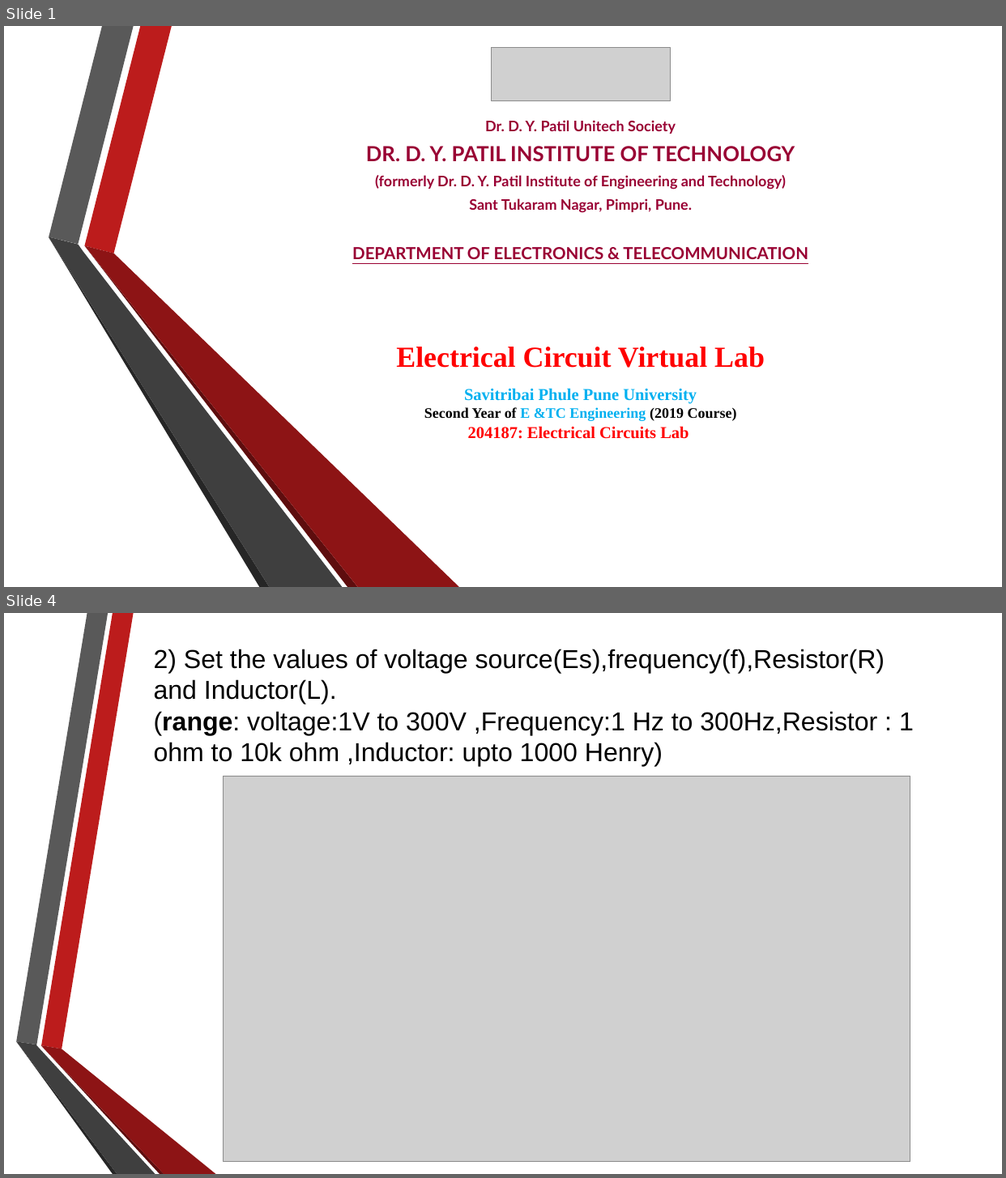
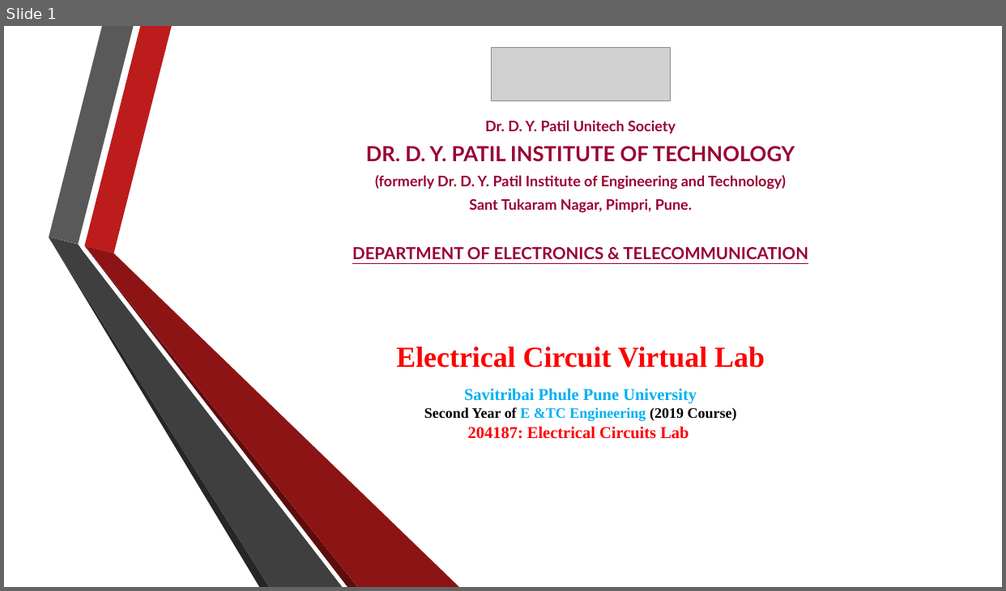
Before and after one commit to RahulAgrwal/Electrical-Virtual-lab, a slide deck: exp2/theoryimage/Procedure.pptx. Shown one above the other, each under a label of ours: slides 1 and 4 before the commit, slide 1 after it; the slides between them are not shown. The pictures are 1006x1178 and 1006x591 pixels, drawn with LibreOffice and Linux fonts; fonts in the diff are those of the drawing; grey boxes stand for pictures; background and template pictures are left out. Boxes give left, top, right and bottom in pixels: in the first picture for what was removed or moved away, otherwise in the second. Text is boxed around its words. In the diff, an @@ line names an element or a change of style, - is before the commit and + after.

```diff
--- a/exp2/theoryimage/Procedure.pptx
+++ b/exp2/theoryimage/Procedure.pptx
@@ slide 4 removed at [4, 613, 1002, 1174], background picture (left out) @@
@@ text removed at [154, 649, 914, 767] @@
-2) Set the values of voltage source(Es),frequency(f),Resistor(R) and Inductor(L).
-(range: voltage:1V to 300V ,Frequency:1 Hz to 300Hz,Resistor : 1 ohm to 10k ohm ,Inductor: upto 1000 Henry)
@@ picture removed at [224, 776, 910, 1162] @@
@@ group removed at [16, 613, 216, 1174]: 6 freeform shapes @@
```
Also in this commit, not shown: 1 slide changed, 5 slides added, 6 other slides removed, 1 other file.
